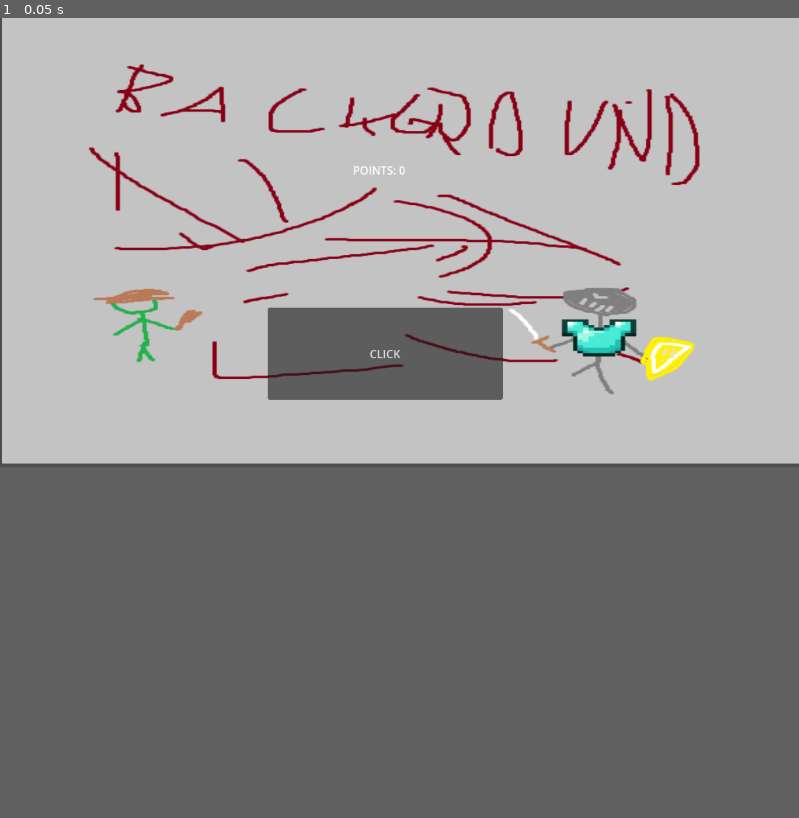
Above: before the commit, frame 1.
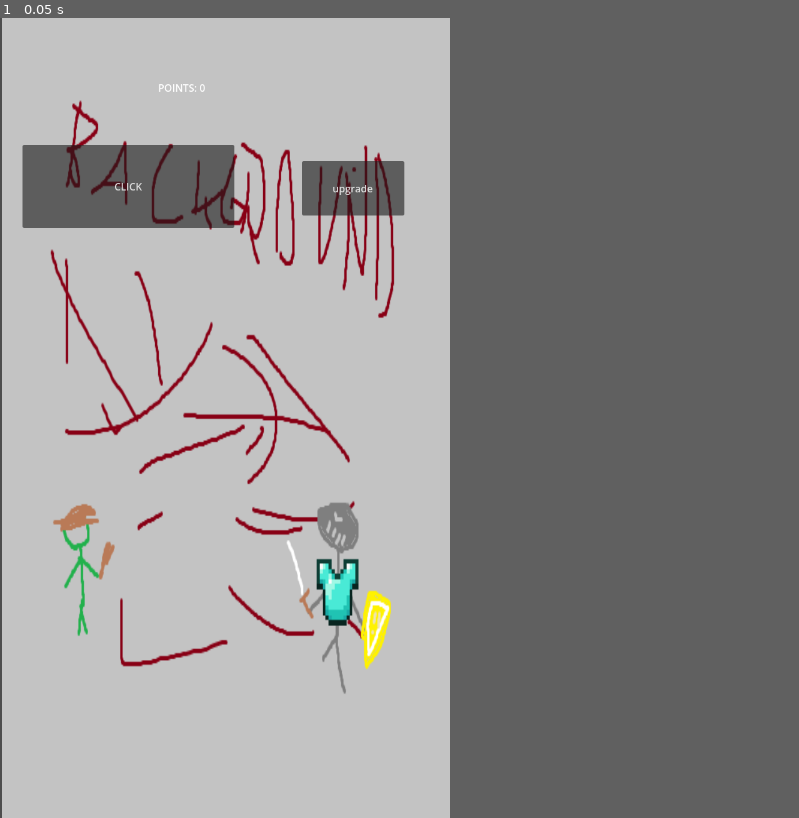
Above: after the commit, the same moment.

Repository: KTasarz/Clicker-na-zaliczenie
Game: Godot game, scene res://main.tscn
Same seed, same stepped clock (60 frames per second), same inputs: the game is played once before the commit and once after it.
Inputs:
- Up to frame 1 (0.05 s): no input
In our replay, the window is 799x449 before the commit and 450x800 after it. These sizes can differ from the game's own. Grey fills any space a smaller window leaves; there, only what the larger window draws over its background counts as a difference.

The runs differ from the first frame. In frame 1, 14% of the frame differs, in the area x 0-100%, y 5-100%.
Error after the commit: Parse Error: Class "UpgradeClass" hides an autoload singleton. (res://upgrade.gd:3)

Commit message:
upgade
dodanie klasy i funkcji upgrade

Diff:
--- /dev/null
+++ b/UpgradeButton.gd
@@ -0,0 +1,16 @@
+extends Button
+
+var upgrade = UpgradeClass.new(10)
+
+# Called when the node enters the scene tree for the first time.
+func _ready() -> void:
+	pass # Replace with function body.
+
+
+# Called every frame. 'delta' is the elapsed time since the previous frame.
+func _process(delta: float) -> void:
+	pass
+
+
+func _on_pressed() -> void:
+	upgrade.upgrade_click()
--- a/main.tscn
+++ b/main.tscn
@@ -1,31 +1,41 @@
 [gd_scene format=3 uid="uid://wafa3marclht"]
 
 [ext_resource type="Texture2D" uid="uid://mjr5dcn8temv" path="res://Images/Background.png" id="1_ig7tw"]
-[ext_resource type="Script" uid="uid://cp8a6cy0th88x" path="res://omegaButton.gd" id="2_0xm2m"]
+[ext_resource type="Script" uid="uid://cp8a6cy0th88x" path="res://OmegaButton.gd" id="2_0xm2m"]
+[ext_resource type="Script" uid="uid://bbryd10rgt71h" path="res://UpgradeButton.gd" id="3_h2yge"]
 
 [node name="Node2D" type="Node2D" unique_id=1053027519]
 
 [node name="StaticBody2D" type="StaticBody2D" parent="." unique_id=1630122987]
 
 [node name="Sprite2D" type="Sprite2D" parent="StaticBody2D" unique_id=1891009167]
-position = Vector2(577.5, 321.75)
-scale = Vector2(2.0228872, 1.1618445)
+position = Vector2(361.5, 640.25)
+scale = Vector2(1.2623239, 2.313743)
 texture = ExtResource("1_ig7tw")
 
 [node name="Button" type="Button" parent="." unique_id=850827719]
-offset_left = 386.0
-offset_top = 418.0
-offset_right = 725.0
-offset_bottom = 551.0
+offset_left = 36.0
+offset_top = 203.0
+offset_right = 375.0
+offset_bottom = 336.0
 action_mode = 0
 text = "CLICK"
 script = ExtResource("2_0xm2m")
 
 [node name="Points" type="RichTextLabel" parent="." unique_id=121725895]
-offset_left = 509.0
-offset_top = 208.0
-offset_right = 671.0
-offset_bottom = 275.0
+offset_left = 253.0
+offset_top = 100.0
+offset_right = 415.0
+offset_bottom = 167.0
 text = "POINTS: 0"
 
+[node name="Button2" type="Button" parent="." unique_id=1909598559]
+offset_left = 483.0
+offset_top = 229.0
+offset_right = 647.0
+offset_bottom = 316.0
+text = "upgrade"
+script = ExtResource("3_h2yge")
+
 [connection signal="pressed" from="Button" to="Button" method="_on_pressed"]
+[connection signal="pressed" from="Button2" to="Button2" method="_on_pressed"]
--- a/project.godot
+++ b/project.godot
@@ -18,6 +18,12 @@
 [autoload]
 
 Points="*uid://3ecxnr1jhy0u"
+UpgradeClass="*uid://b01rqhebxrqas"
+
+[display]
+
+window/size/viewport_width=720
+window/size/viewport_height=1280
 
 [physics]
 
--- /dev/null
+++ b/upgrade.gd
@@ -0,0 +1,19 @@
+extends Node
+
+class_name UpgradeClass
+
+var count = 0
+var cost
+
+func _init(cost: int):
+	self.cost = cost
+
+func upgrade_click():
+	count = count + 1
+	cost = cost + round(cost * 0.1)
+	Points.click = Points.click + 1
+
+func upgrade_passive():
+	count = count + 1
+	cost = cost + round(cost * 0.1)
+	Points.passive = Points.passive + 1
Not shown, added: UpgradeButton.gd.uid
Not shown, added: upgrade.gd.uid
